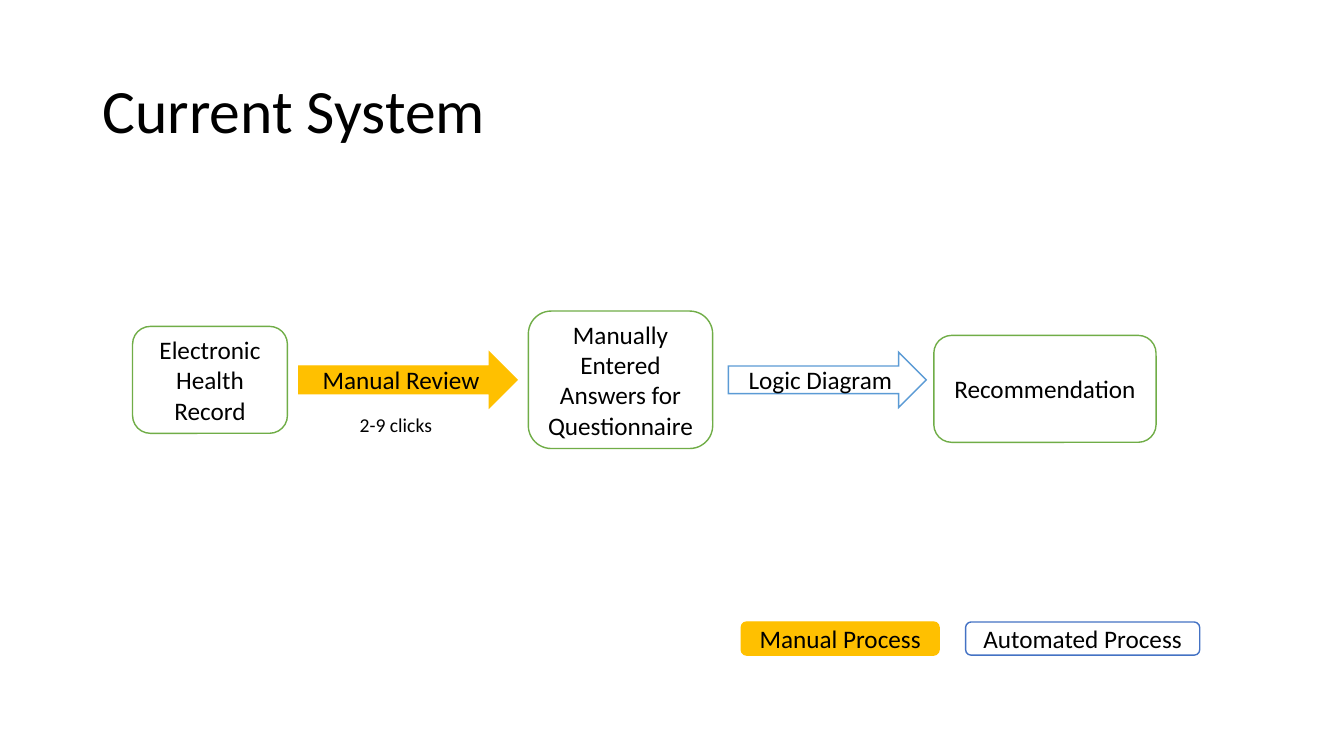
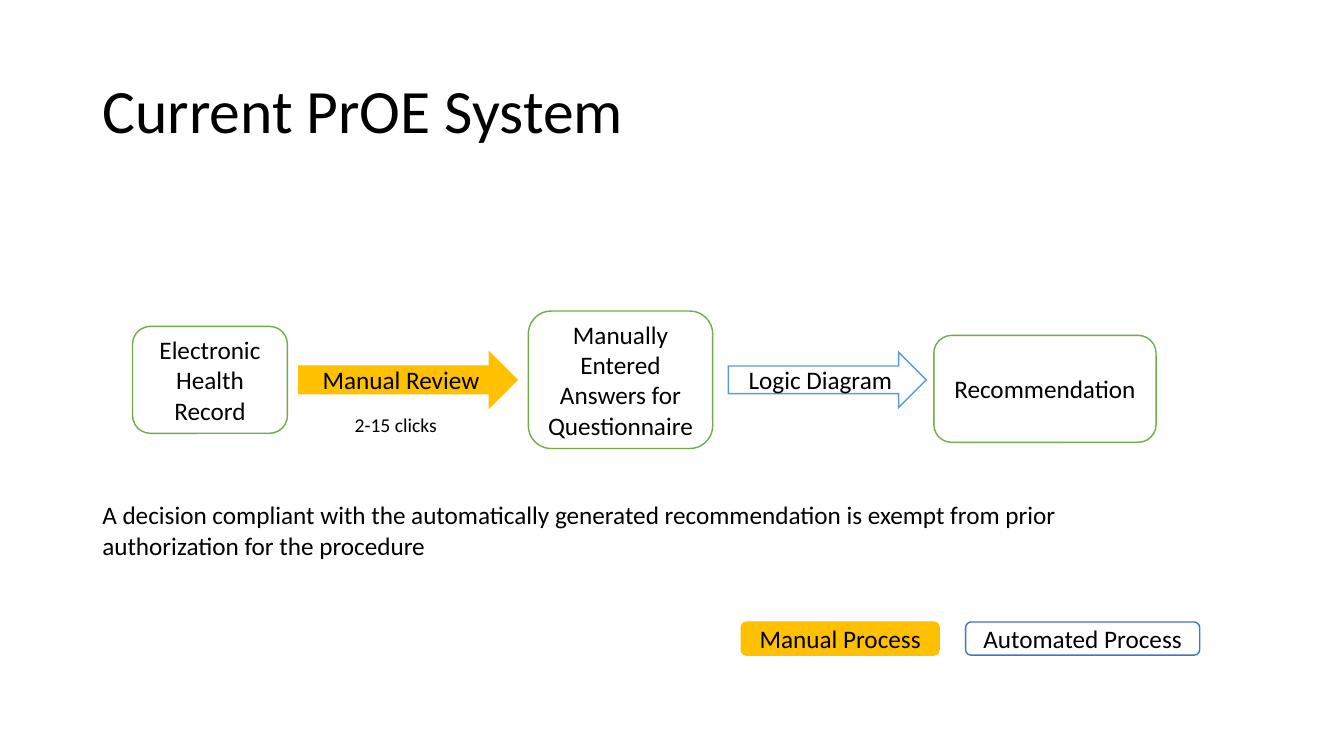
Before and after one commit to MGH-LMIC/PDS_public, a slide deck: slide 2 of PDS_overview_Apr2019.pptx. Drawn at 1344x756 pixels with LibreOffice and Linux fonts; fonts in the diff are those of the drawing. Boxes give left, top, right and bottom in pixels: in the first picture for what was removed or moved away, otherwise in the second. Text is boxed around its words. In the diff, an @@ line names an element or a change of style, - is before the commit and + after.

Commit message:
Change ppt file

```diff
--- a/PDS_overview_Apr2019.pptx
+++ b/PDS_overview_Apr2019.pptx
@@ title at [102, 93, 623, 143]: text changed @@
-Current System
+Current PrOE System
@@ text at [355, 418, 437, 432]: text changed @@
-2-9 clicks
+2-15 clicks
@@ text added at [102, 506, 1055, 559], 18 pt, text #000000 @@
+A decision compliant with the automatically generated recommendation is exempt from prior authorization for the procedure
```
Also in this commit, not shown: 2 other slides changed, 3 slides added.
